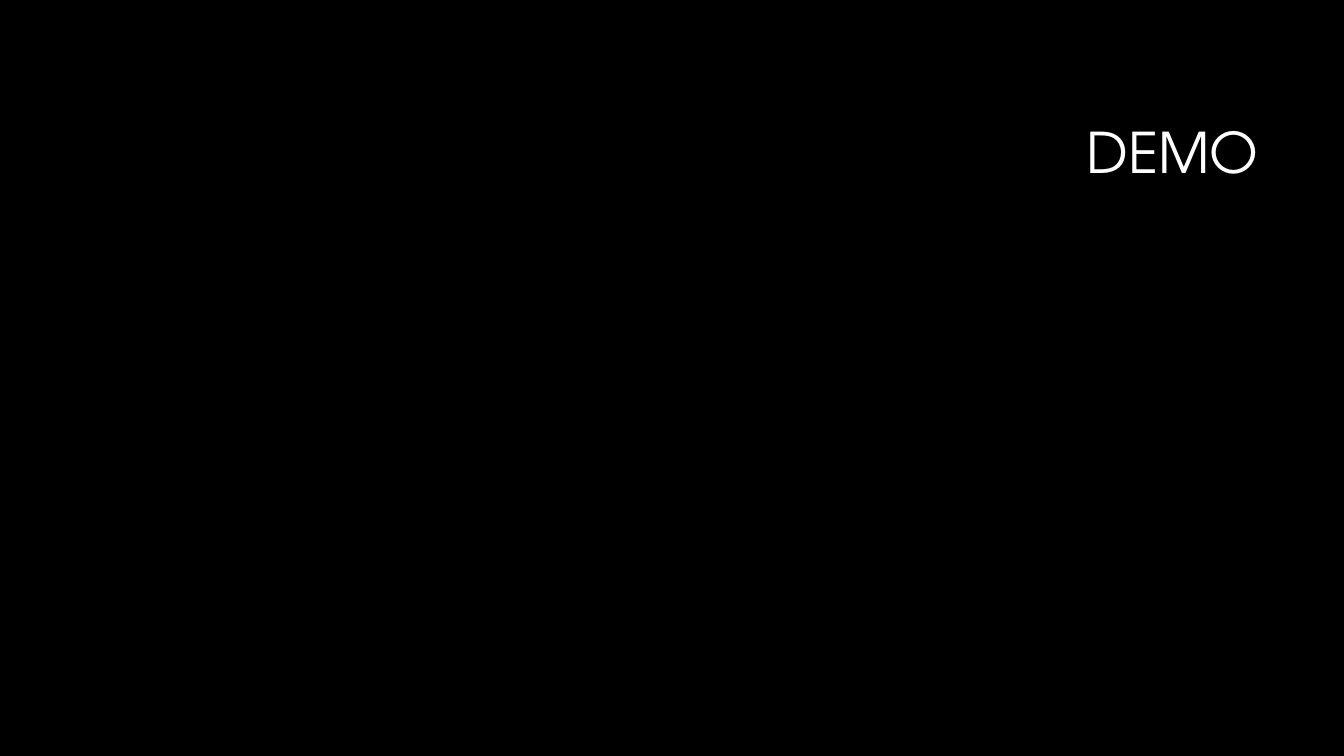
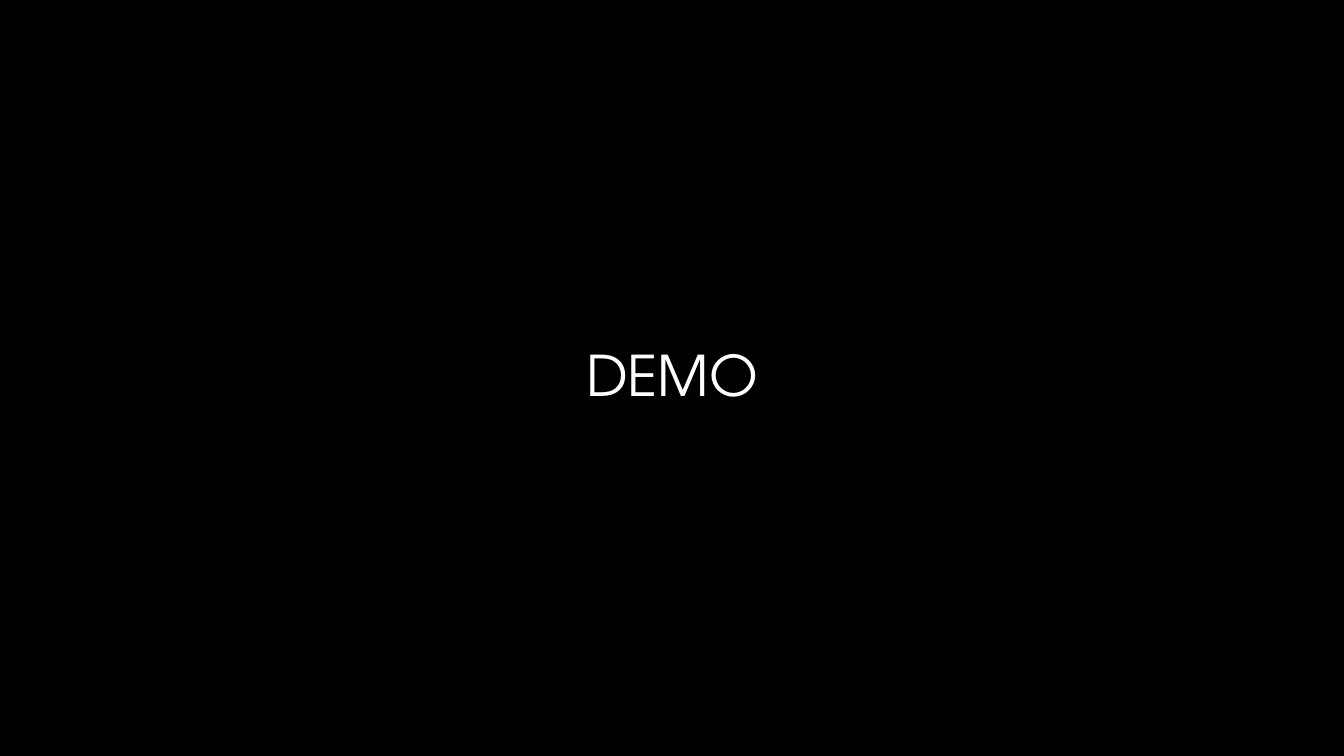
Before and after one commit to RobBas666/SlotMachineF, a slide deck: slide 10 of Presentation.pptx. Drawn at 1344x756 pixels with LibreOffice and Linux fonts; fonts in the diff are those of the drawing; background and template pictures are left out. Boxes give left, top, right and bottom in pixels: in the first picture for what was removed or moved away, otherwise in the second. Text is boxed around its words. In the diff, an @@ line names an element or a change of style, - is before the commit and + after.

```diff
--- a/Presentation.pptx
+++ b/Presentation.pptx
@@ title "DEMO": place and size @@
-title "DEMO" at (1087,131,1259,174)
+title "DEMO" at (586,354,758,397)
@@ title "DEMO" at (586,354,758,397): alignment right to centre @@
```
Also in this commit, not shown: 6 other slides changed, 1 slide added.
